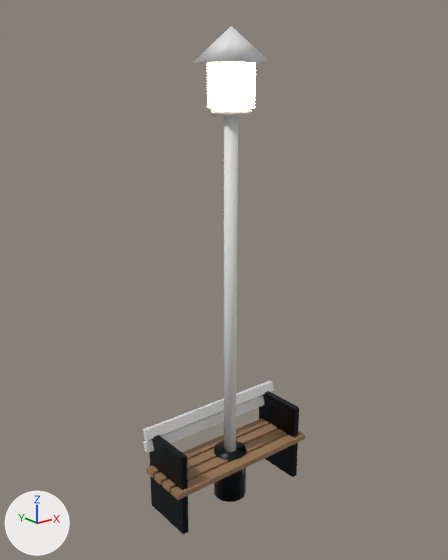
Two versions of the Blender file examples/link-append/libraries/library.blend, one commit apart.
One viewpoint serves both versions: a 50 mm camera at (-3.41, -4.16, 3.93) aimed at (-0.02, 0.07, 2.24). Every picture has the same lights, and +X, +Y and +Z are marked at lower left. The older version comes first.

The first picture shows 'Bench', 'Lantern', 'Post'.
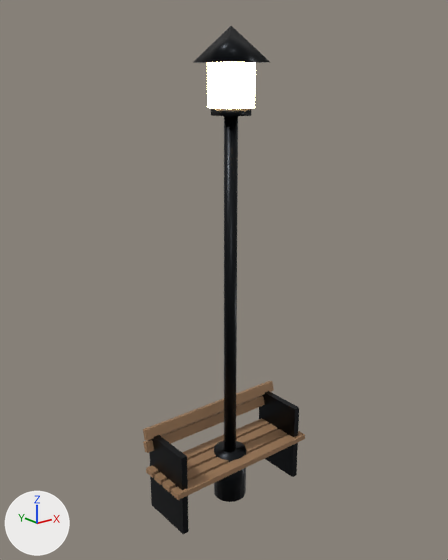
Where the change shows, as pixel boxes (x1, y1, x2, y2) in the pictures (448 x 560 px):
part 1 of me_bench, recoloured (white to brown)
    both: (143, 381, 274, 453)
part 2 of me_post, recoloured (white to black)
    both: (193, 26, 270, 452)

Patch to the scene script:
```diff
--- a/examples/link-append/libraries/library.blend.py
+++ b/examples/link-append/libraries/library.blend.py
@@ me_bench @@
 me_bench.from_pydata(...)  # 64 vertices, 48 faces; spans x -0.8..0.8, y -0.05..0.52, z -0.45..0.43
 # used by ob_bench; location = (0.0, -0.2, 0.45)
+# me_bench part 1: all 12 faces that had it switch from no material to mat_weathered_wood (brown #997655)
 me_bench.materials.append(mat_iron)
@@ me_post @@
 me_post.from_pydata(...)  # 69 vertices, 43 faces; spans x -0.23..0.23, y -0.23..0.23, z -0.25..4.14
 # used by ob_post; location = (0.0, 0.0, 0.25)
+# me_post part 2: all 25 faces that had it switch from no material to mat_iron (black #27292c)
```
